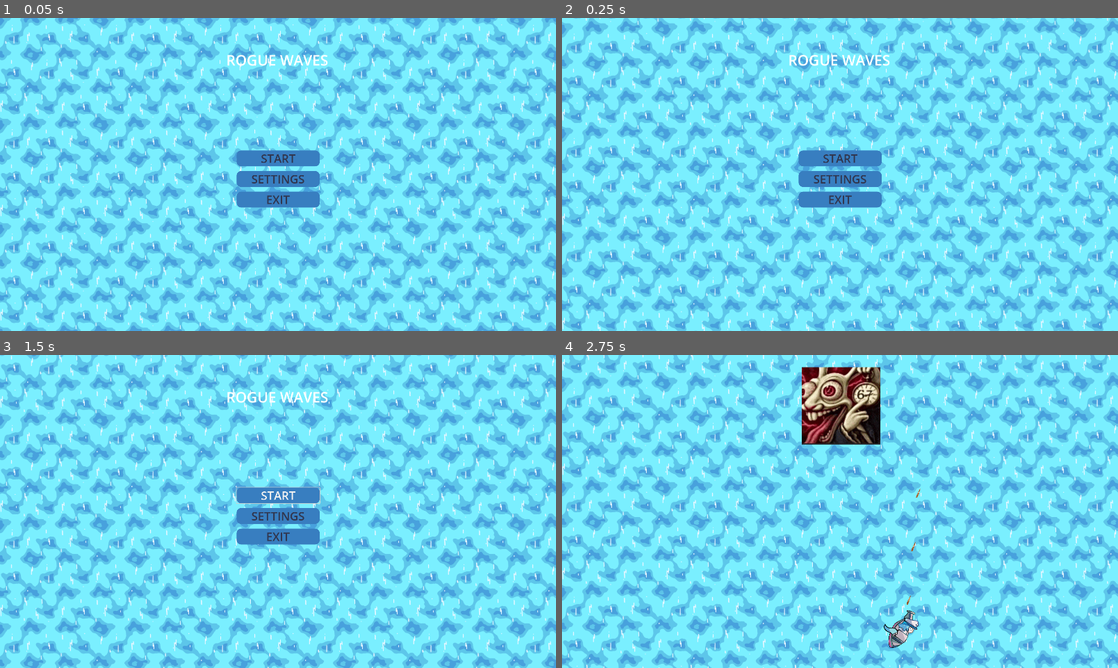
Above: before the commit, frames 1-4 (two rows, left to right).
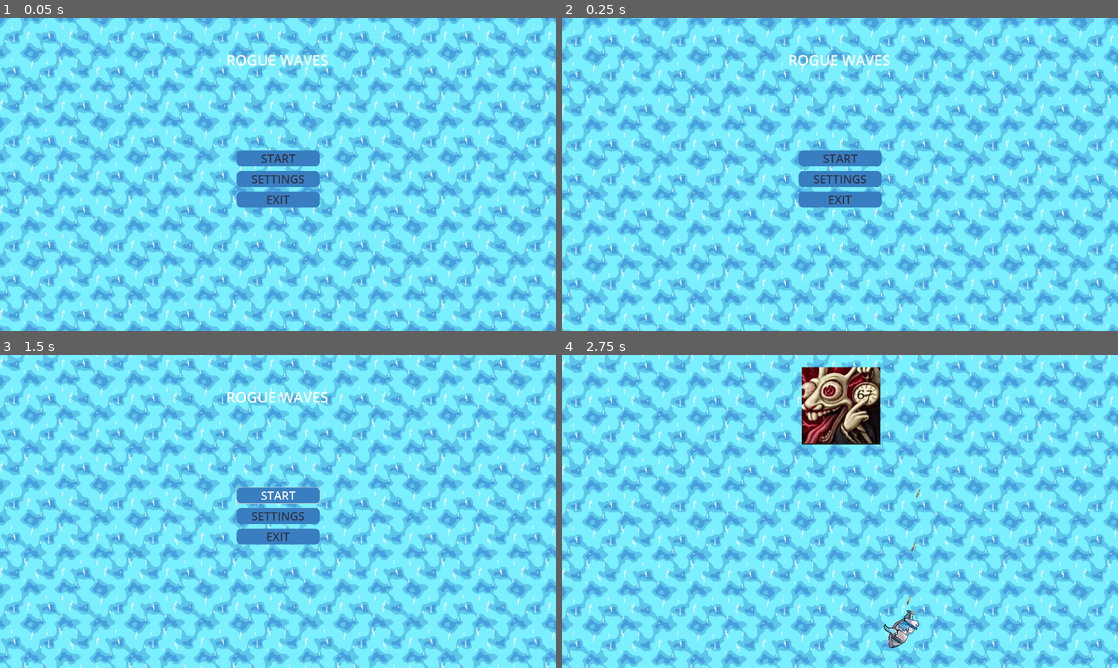
Above: after the commit, the same moments.

Repository: KopyB/TugasGIMPARTY13
Game: Godot game, scene res://scenes/main_menu.tscn
Same seed, same stepped clock (60 frames per second), same inputs: the game is played once before the commit and once after it.
Inputs:
- Up to frame 1 (0.05 s): no input
- Up to frame 2 (0.25 s): no input
- Up to frame 3 (1.5 s): click "START" at 0.5 s; click "START" at 1.25 s
- Up to frame 4 (2.75 s): hold Right (ui_right) from 2.03 s (still down)

The runs differ from the first frame. In frame 1, 15% of the frame differs, in the area x 0-100%, y 0-100%; in frame 2, 54%; in frame 3, 48%; in frame 4, nothing differs.

Commit message:
tweaked some settings

Diff:
--- a/scenes/main_menu.tscn
+++ b/scenes/main_menu.tscn
@@ -1,13 +1,38 @@
 [gd_scene load_steps=15 format=3 uid="uid://ynu4bos33vch"]
 
 [ext_resource type="Script" uid="uid://dpjp8k75e11mm" path="res://scripts/main_menu.gd" id="1_ekxnf"]
-[ext_resource type="Script" path="res://scripts/background_atmosphere.gd" id="2_oa1go"]
 [ext_resource type="AudioStream" uid="uid://cncjsucphp3t" path="res://assets/audio/OST2_3.mp3" id="3_bqqt6"]
 [ext_resource type="Texture2D" uid="uid://cieiujp8f00mc" path="res://assets/art/WaterBGSmall.png" id="3_tbmy8"]
 [ext_resource type="Script" uid="uid://ci7epneqyxjoa" path="res://scenes/music_control.gd" id="4_8ln24"]
 [ext_resource type="Texture2D" uid="uid://cvj110i0jqfwq" path="res://assets/art/COPAL GIMMING.png" id="4_wu84c"]
 [ext_resource type="Script" uid="uid://b4134r2a3o0u7" path="res://fulltoggle.gd" id="5_rtw2f"]
 [ext_resource type="Texture2D" uid="uid://tyadxxpq1q1d" path="res://assets/art/player.png" id="8_tbmy8"]
+
+[sub_resource type="GDScript" id="GDScript_oa1go"]
+script/source = "extends ParallaxBackground
+
+@export var scroll_speed = 60.0
+
+func _process(delta):
+	scroll_offset.y += scroll_speed * delta
+
+
+"
+
+[sub_resource type="Animation" id="Animation_5dd4i"]
+length = 0.001
+tracks/0/type = "value"
+tracks/0/imported = false
+tracks/0/enabled = true
+tracks/0/path = NodePath(".:position")
+tracks/0/interp = 1
+tracks/0/loop_wrap = true
+tracks/0/keys = {
+"times": PackedFloat32Array(0),
+"transitions": PackedFloat32Array(1),
+"update": 0,
+"values": [Vector2(975, 2000)]
+}
 
 [sub_resource type="Animation" id="Animation_jk1qb"]
 resource_name = "nyoom"
@@ -24,21 +49,6 @@
 "values": [Vector2(975, 2000), Vector2(975, -500)]
 }
 
-[sub_resource type="Animation" id="Animation_5dd4i"]
-length = 0.001
-tracks/0/type = "value"
-tracks/0/imported = false
-tracks/0/enabled = true
-tracks/0/path = NodePath(".:position")
-tracks/0/interp = 1
-tracks/0/loop_wrap = true
-tracks/0/keys = {
-"times": PackedFloat32Array(0),
-"transitions": PackedFloat32Array(1),
-"update": 0,
-"values": [Vector2(975, 2000)]
-}
-
 [sub_resource type="AnimationLibrary" id="AnimationLibrary_lgwnu"]
 _data = {
 &"RESET": SubResource("Animation_5dd4i"),
@@ -70,7 +80,7 @@
 script = ExtResource("1_ekxnf")
 
 [node name="BackgroundAtmosphere" type="ParallaxBackground" parent="."]
-script = ExtResource("2_oa1go")
+script = SubResource("GDScript_oa1go")
 
 [node name="ParallaxLayer" type="ParallaxLayer" parent="BackgroundAtmosphere"]
 motion_mirroring = Vector2(0, 1080)
@@ -230,10 +240,28 @@
 
 [node name="fulltoggle" type="CheckButton" parent="Settings/VBoxContainer"]
 layout_mode = 2
+theme_override_colors/font_color = Color(1, 1, 1, 1)
 theme_override_font_sizes/font_size = 30
 text = "Fullscreen"
 expand_icon = true
 script = ExtResource("5_rtw2f")
+
+[node name="Label" type="Label" parent="Settings/VBoxContainer"]
+layout_mode = 2
+theme_override_font_sizes/font_size = 30
+text = " Controls
+ Left
+ Right"
+
+[node name="Label2" type="Label" parent="Settings/VBoxContainer/Label"]
+layout_mode = 1
+offset_right = 1243.0
+offset_bottom = 132.0
+theme_override_font_sizes/font_size = 30
+text = "
+LeftArrow / A
+RightArrow / D"
+horizontal_alignment = 2
 
 [node name="Back" type="Button" parent="Settings"]
 layout_mode = 1
--- /dev/null
+++ b/scenes/powerupview.tscn
@@ -0,0 +1,19 @@
+[gd_scene load_steps=2 format=3 uid="uid://ierkg61h23va"]
+
+[sub_resource type="StyleBoxFlat" id="StyleBoxFlat_v73b6"]
+bg_color = Color(0.22190198, 0.22190201, 0.22190186, 1)
+corner_radius_top_right = 6
+
+[node name="POWERUPVIEW" type="Control"]
+layout_mode = 3
+anchors_preset = 15
+anchor_right = 1.0
+anchor_bottom = 1.0
+grow_horizontal = 2
+grow_vertical = 2
+
+[node name="Panel" type="Panel" parent="."]
+layout_mode = 0
+offset_right = 100.0
+offset_bottom = 50.0
+theme_override_styles/panel = SubResource("StyleBoxFlat_v73b6")
